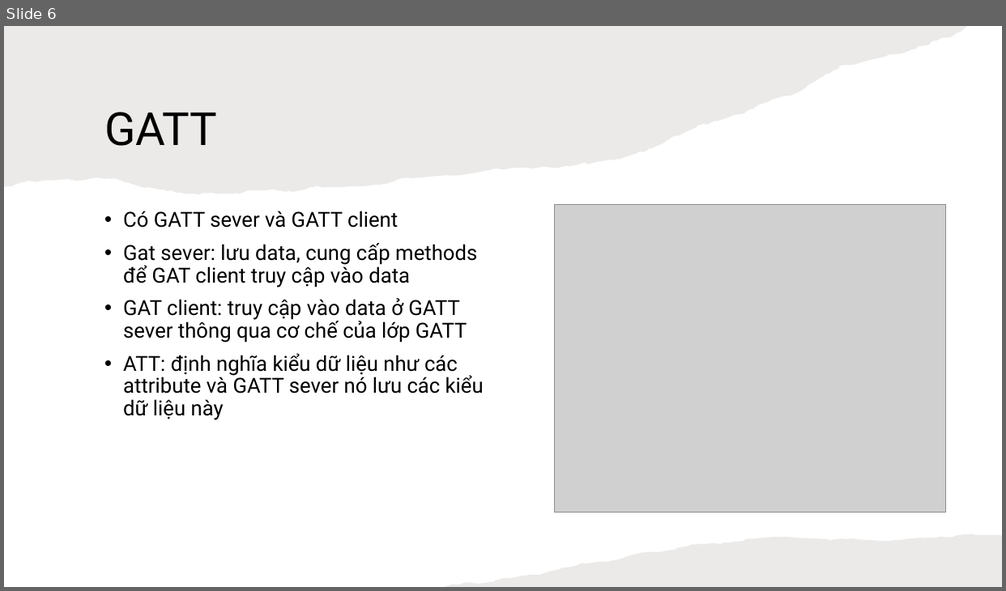
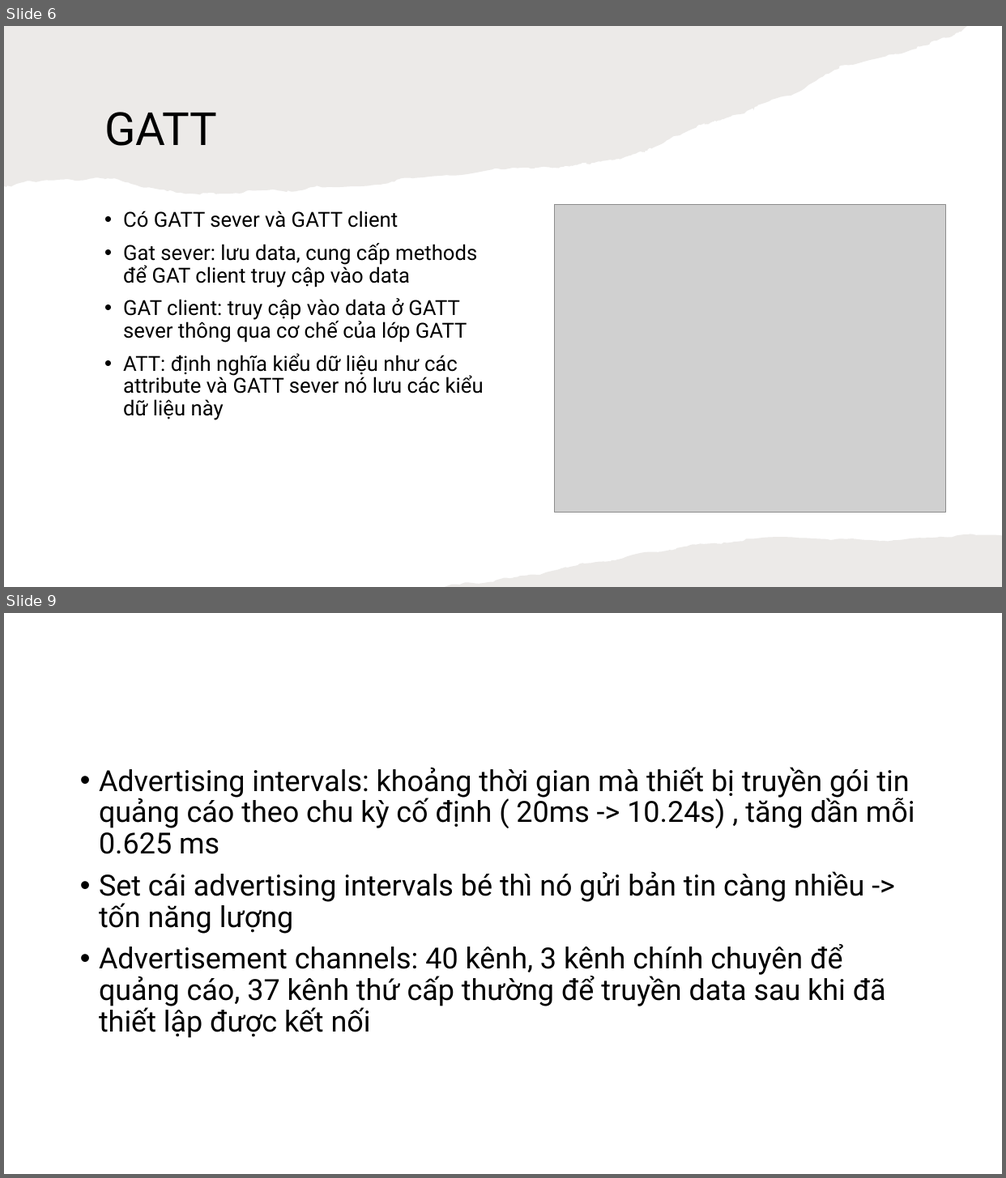
Before and after one commit to Vuhuuduong1998/BLE, a slide deck: BLE Spec.pptx. Shown one above the other, each under a label of ours: slide 6 before the commit, slides 6 and 9 after it; the slides between them are not shown. The pictures are 1006x591 and 1006x1178 pixels, drawn with LibreOffice and Linux fonts; fonts in the diff are those of the drawing; grey boxes stand for pictures. Boxes give left, top, right and bottom in pixels: in the first picture for what was removed or moved away, otherwise in the second. Text is boxed around its words. In the diff, an @@ line names an element or a change of style, - is before the commit and + after.

Commit message:
ble add more

```diff
--- a/BLE Spec.pptx
+++ b/BLE Spec.pptx
@@ slide 9 added at box(4, 613, 1002, 1174), background #FFFFFF @@
@@ text added at box(99, 767, 915, 1038), 28 pt, text #000000 @@
+• Advertising intervals: khoảng thời gian mà thiết bị truyền gói tin quảng cáo theo chu kỳ cố định ( 20ms -> 10.24s) , tăng dần mỗi 0.625 ms
+• Set cái advertising intervals bé thì nó gửi bản tin càng nhiều -> tốn năng lượng
+• Advertisement channels: 40 kênh, 3 kênh chính chuyên để quảng cáo, 37 kênh thứ cấp thường để truyền data sau khi đã thiết lập được kết nối
```
Also in this commit, not shown: 5 other slides added.
